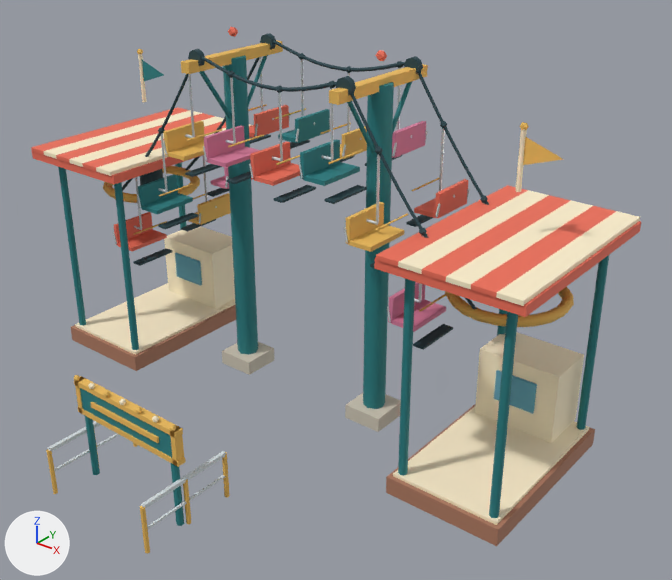
The glTF model games/brightway-park/public/art/models/ride_chairlift.glb, before and after one commit.
Both versions are drawn from a camera (50 mm lens) standing at (10.81, -12.59, 10.28) and looking at (1.45, -0.89, 3.02). Every picture has the same lights, and +X, +Y and +Z are marked at lower left. The older version comes first. Where no turn or scale is listed for an object, it has been applied to the vertices.

In view in the first picture: 'ride_chairlift_0', 'ride_chairlift_1', 'ride_chairlift_10', 'ride_chairlift_11', 'ride_chairlift_12', 'ride_chairlift_2', 'ride_chairlift_3', 'ride_chairlift_4', 'ride_chairlift_5', 'ride_chairlift_6', 'ride_chairlift_7', 'ride_chairlift_9' and 1 more.
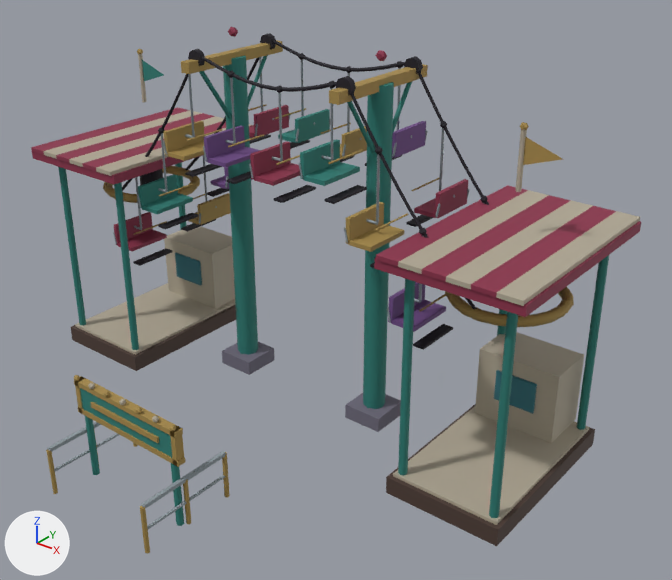
Edits to the bpy script that builds the scene:
```text
Change mat_material_1:
    mat_material_1.base_color: (0.624, 0.571, 0.468) -> (0.156, 0.144, 0.195)  # pale yellow #cfc7b6 -> grey #6e6a7a
Change mat_material_2:
    mat_material_2.base_color: (0.847, 0.503, 0.107) -> (0.381, 0.254, 0.0685)  # orange #edbc5c -> brown #a68a4a
Change mat_material_4:
    mat_material_4.base_color: (0.863, 0.162, 0.0999) -> (0.262, 0.0284, 0.0685)  # red #ef7059 -> red #8c2f4a
Change mat_material_5:
    mat_material_5.base_color: (0.418, 0.191, 0.117) -> (0.0742, 0.0437, 0.0331)  # brown #ad7960 -> brown #4d3b33
Change mat_material_6:
    mat_material_6.base_color: (1.0, 0.88, 0.624) -> (0.44, 0.392, 0.301)  # beige #fff1cf -> grey #b1a895
Change mat_material_7:
    mat_material_7.base_color: (0.114, 0.366, 0.479) -> (0.0284, 0.159, 0.195)  # cyan #5fa3b8 -> dark cyan #2f6f7a
Change mat_material_9:
    mat_material_9.base_color: (0.847, 0.503, 0.107) -> (0.381, 0.254, 0.0685)  # orange #edbc5c -> brown #a68a4a
Change mat_material_12:
    mat_material_12.base_color: (0.68, 0.202, 0.337) -> (0.156, 0.0685, 0.238)  # pink #d77c9d -> purple #6e4a86
```

Boxes (x1, y1, x2, y2) around the edits, measured in the pictures (672 x 580 px):
'ride_chairlift_6', recoloured: (44, 54, 640, 525) in both
'ride_chairlift_4', recoloured: (31, 27, 641, 317) in both
'ride_chairlift_2', recoloured: (46, 40, 574, 554) in both
'ride_chairlift_5', recoloured: (71, 305, 595, 546) in both
'ride_chairlift_12', recoloured: (204, 121, 446, 332) in both
'ride_chairlift_1', recoloured: (222, 342, 401, 432) in both
'ride_chairlift_7', recoloured: (175, 253, 537, 414) in both
'ride_chairlift_9', recoloured (orange to brown): (523, 137, 563, 165) in both
